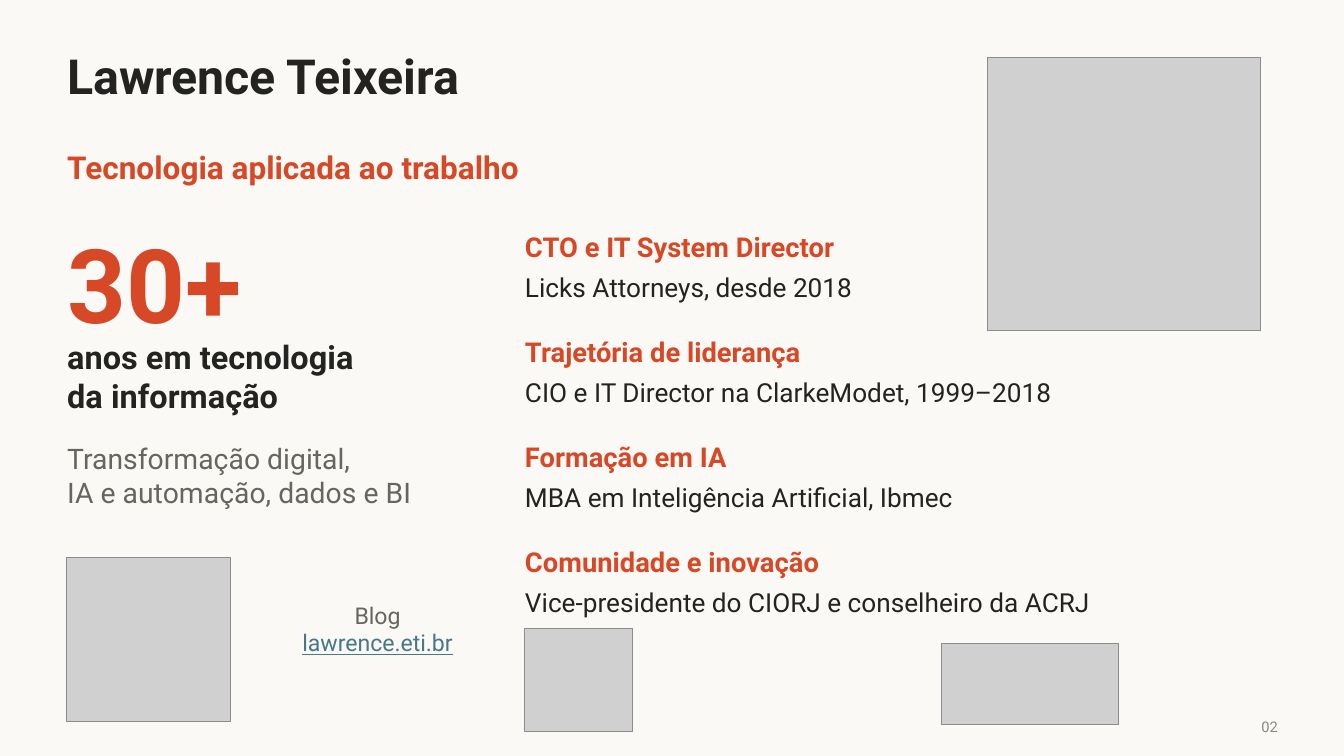
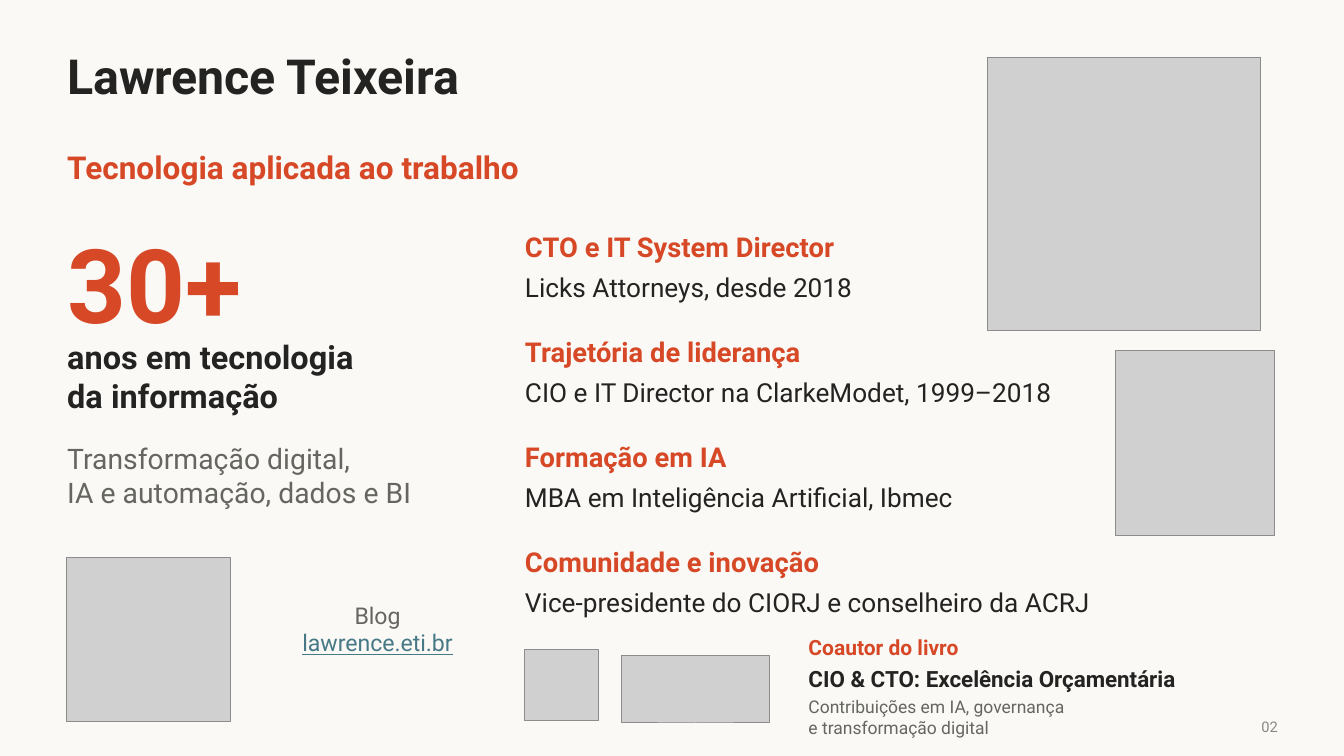
Before and after one commit to LawrenceTeixeira/Secretariado, a slide deck: slide 2 of Lawrence Teixeira - Agentes de IA.pptx. Drawn at 1344x756 pixels with LibreOffice and Linux fonts; fonts in the diff are those of the drawing; grey boxes stand for pictures. Boxes give left, top, right and bottom in pixels: in the first picture for what was removed or moved away, otherwise in the second. Text is boxed around its words. In the diff, an @@ line names an element or a change of style, - is before the commit and + after.

```diff
--- a/Lawrence Teixeira - Agentes de IA.pptx
+++ b/Lawrence Teixeira - Agentes de IA.pptx
@@ picture added at (1115, 351, 1274, 535) @@
@@ picture: place and size @@
-picture at (525, 629, 633, 733)
+picture at (525, 650, 599, 721)
@@ picture: place and size @@
-picture at (942, 644, 1119, 726)
+picture at (622, 655, 770, 723)
@@ text added at (808, 639, 958, 655), 15 pt, text #D64826, bold @@
+Coautor do livro
@@ text added at (808, 670, 1175, 692), 16 pt, text #232322, bold @@
+CIO & CTO: Excelência Orçamentária
@@ text added at (808, 700, 1065, 738), 12.5 pt, text #666660 @@
+Contribuições em IA, governança
+e transformação digital
```
Also in this commit, not shown: 12 other slides changed, 2 slides added.
